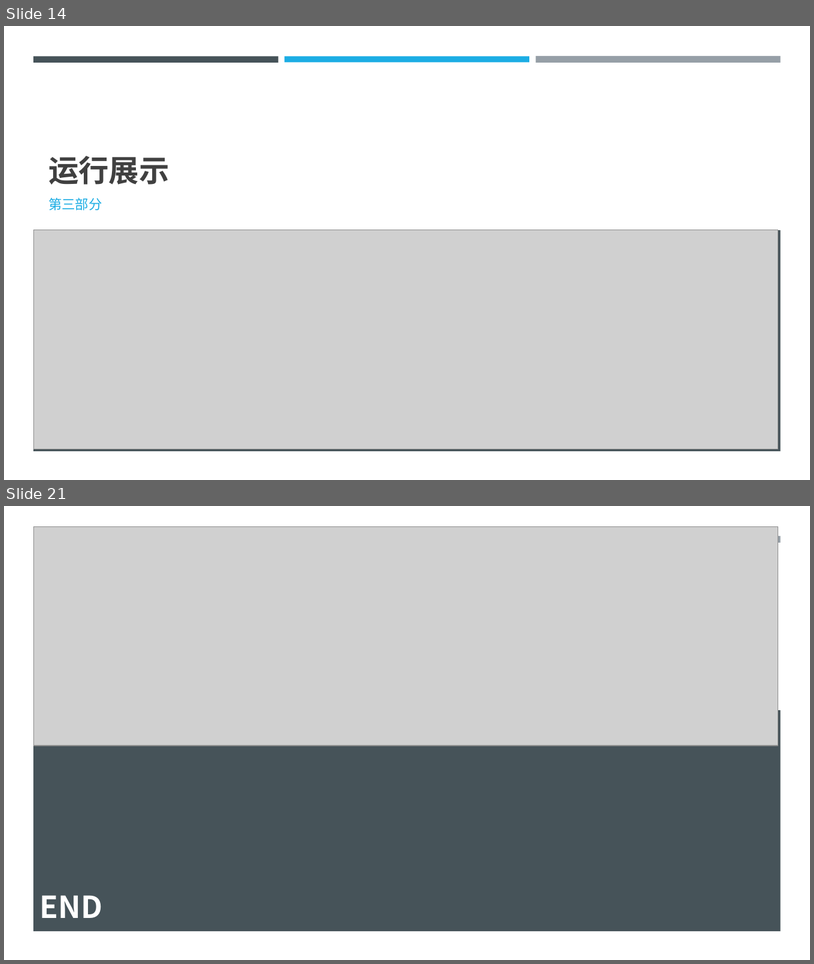
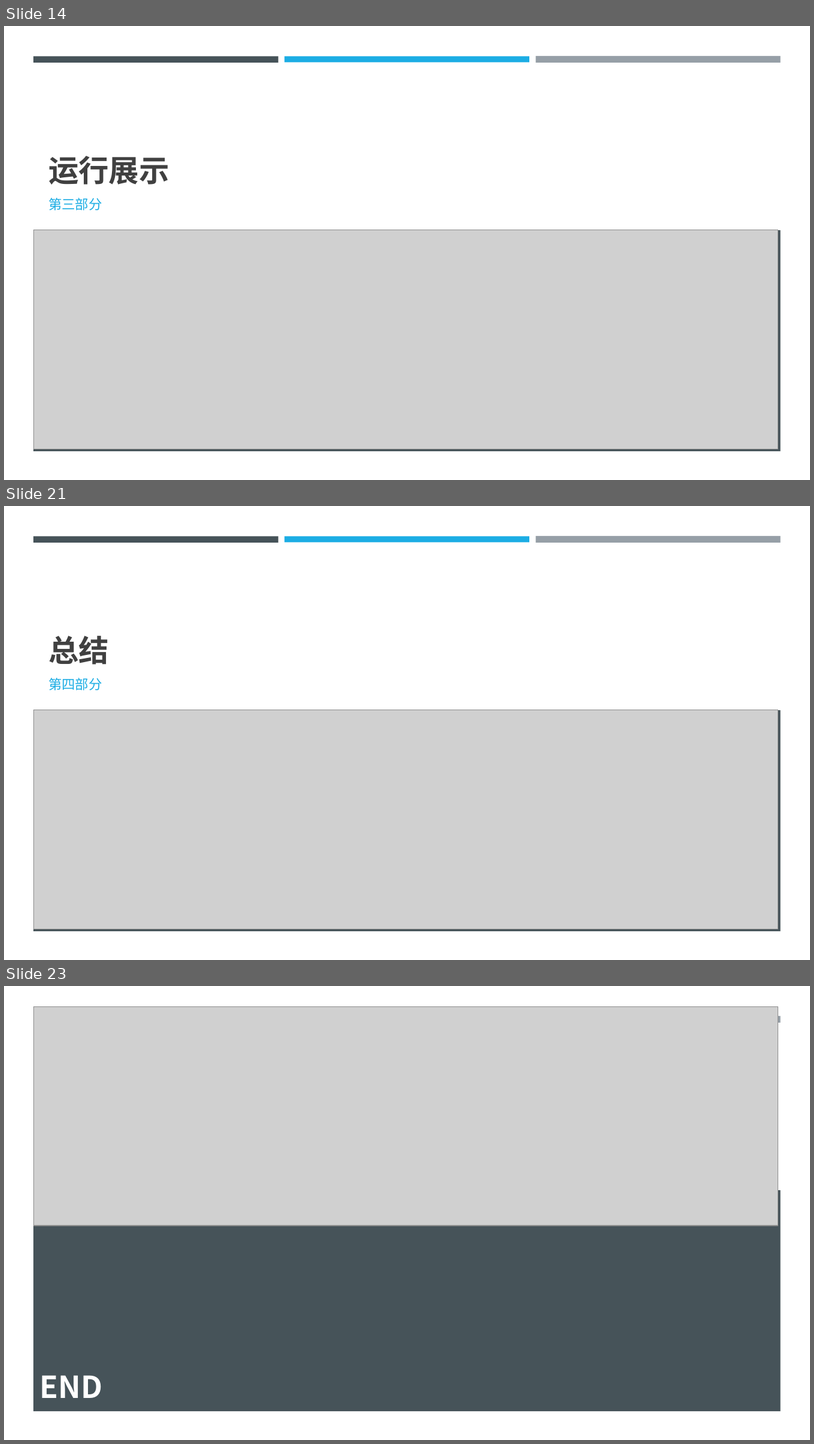
Before and after one commit to BlankAtom/real-time-order-queue-sys, a slide deck: docs/04 用户手册/即时排队系统.pptx. Shown one above the other, each under a label of ours: slides 14 and 21 before the commit, slides 14, 21 and 23 after it; the slides between them are not shown. The pictures are 814x964 and 814x1444 pixels, drawn with LibreOffice and Linux fonts; fonts in the diff are those of the drawing; grey boxes stand for pictures. Boxes give left, top, right and bottom in pixels: in the first picture for what was removed or moved away, otherwise in the second. Text is boxed around its words. In the diff, an @@ line names an element or a change of style, - is before the commit and + after.

```diff
--- a/docs/04 用户手册/即时排队系统.pptx
+++ b/docs/04 用户手册/即时排队系统.pptx
@@ slide 21 added at (4,506,810,960), background #FFFFFF; not listed: 4 template elements that a slide beside it also shows @@
@@ title added at (48,636,109,664), 36 pt, text #404040, bold @@
+总结
@@ subtitle added at (48,678,102,690), 16 pt, text #1CADE4 @@
+第四部分
@@ picture added at (33,710,779,929) @@
@@ what was slide 21 is now slide 23 @@
```
Also in this commit, not shown: 16 slides changed, 1 other slide added, 33 other files.
